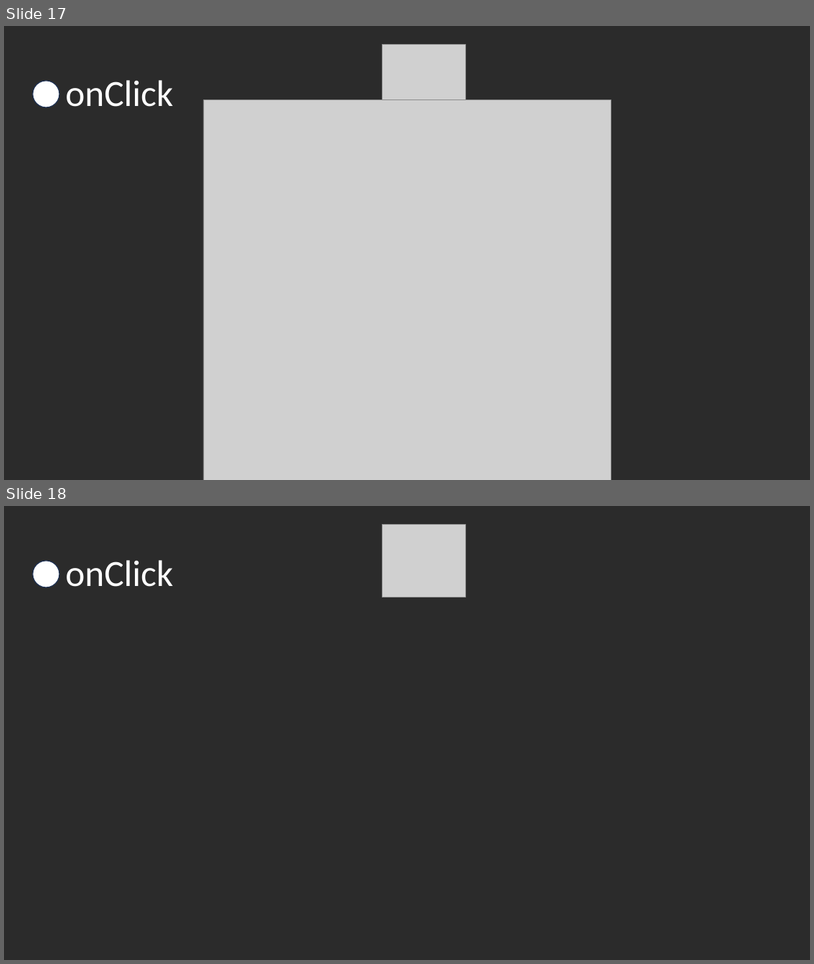
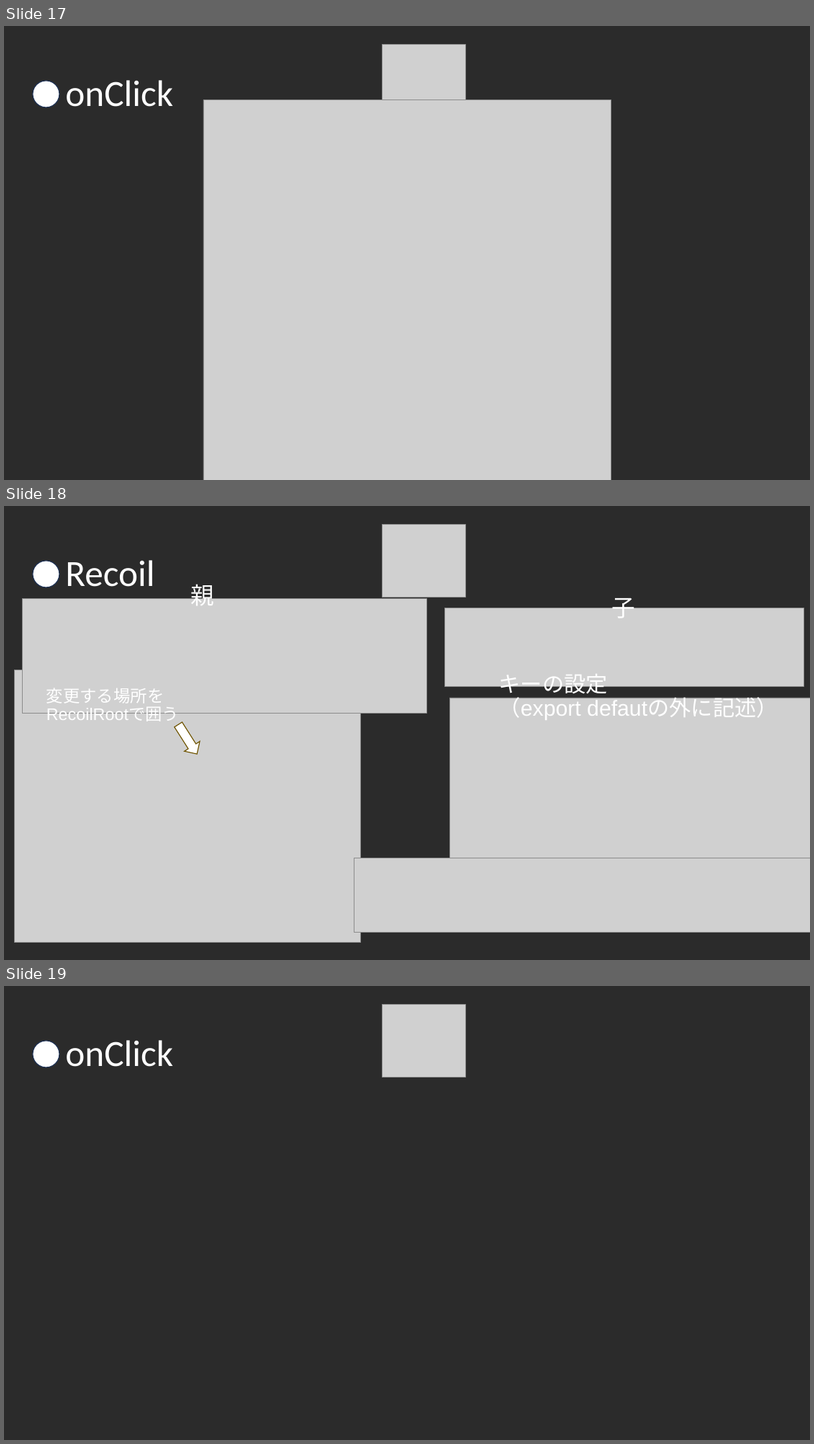
Before and after one commit to 2kenneko/SynClock, a slide deck: assets/Dev/VuetoReact.pptx. Shown one above the other, each under a label of ours: slides 17 and 18 before the commit, slides 17, 18 and 19 after it. The pictures are 814x964 and 814x1444 pixels, drawn with LibreOffice and Linux fonts; fonts in the diff are those of the drawing; grey boxes stand for pictures; background and template pictures are left out; a plain dark background stands for a picture behind light text. Boxes give left, top, right and bottom in pixels: in the first picture for what was removed or moved away, otherwise in the second. Text is boxed around its words. In the diff, an @@ line names an element or a change of style, - is before the commit and + after.

Commit message:
add recoil system

```diff
--- a/assets/Dev/VuetoReact.pptx
+++ b/assets/Dev/VuetoReact.pptx
@@ slide 18 added at (x1=4, y1=506, x2=810, y2=960), background picture (left out) @@
@@ picture added at (x1=382, y1=525, x2=466, y2=597) @@
@@ ellipse added at (x1=32, y1=561, x2=59, y2=587), fill #FFFFFF, outline #1E3256 1 pt @@
@@ title added at (x1=65, y1=560, x2=154, y2=587), 44 pt, text #FFFFFF @@
+Recoil
@@ text added at (x1=191, y1=580, x2=215, y2=605), 28 pt, text #FFFFFF @@
+親
@@ picture added at (x1=22, y1=599, x2=427, y2=713) @@
@@ picture added at (x1=445, y1=608, x2=805, y2=686) @@
@@ text added at (x1=612, y1=592, x2=635, y2=618), 28 pt, text #FFFFFF @@
+子
@@ picture added at (x1=14, y1=670, x2=361, y2=942) @@
@@ text added at (x1=499, y1=674, x2=779, y2=720), 25.9 pt, text #FFFFFF @@
+キーの設定
+（export defautの外に記述）
@@ text added at (x1=46, y1=688, x2=179, y2=721), 20 pt, text #FFFFFF @@
+変更する場所を
+RecoilRootで囲う
@@ picture added at (x1=450, y1=698, x2=810, y2=878) @@
@@ down arrow added at (x1=171, y1=720, x2=205, y2=759), fill #FFFFFF, outline #705400 1 pt @@
@@ picture added at (x1=354, y1=858, x2=810, y2=932) @@
@@ what was slide 18 is now slide 19 @@
```
Also in this commit, not shown: 1 slide changed, 1 other slide added, 6 other files.
